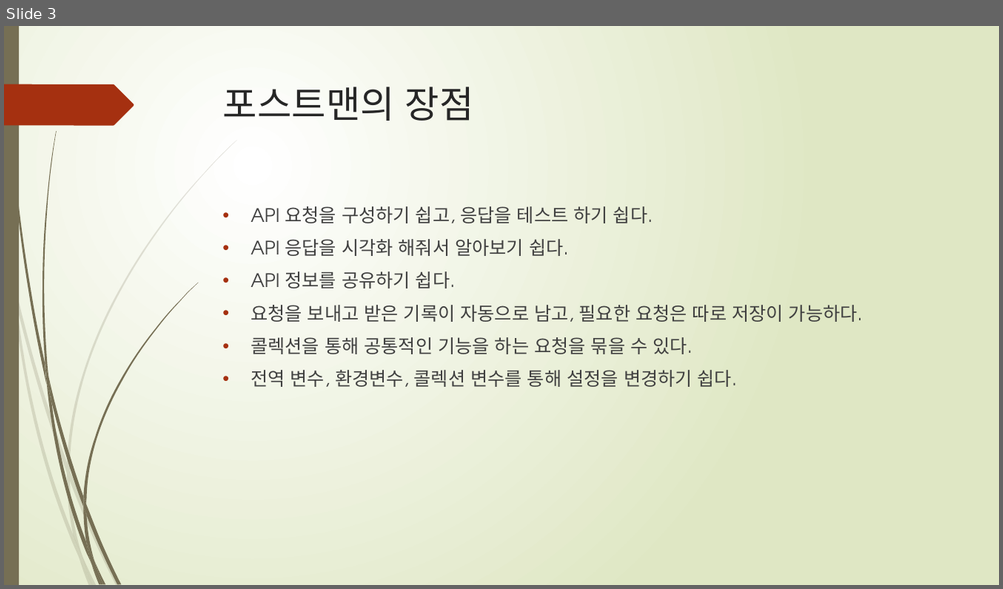
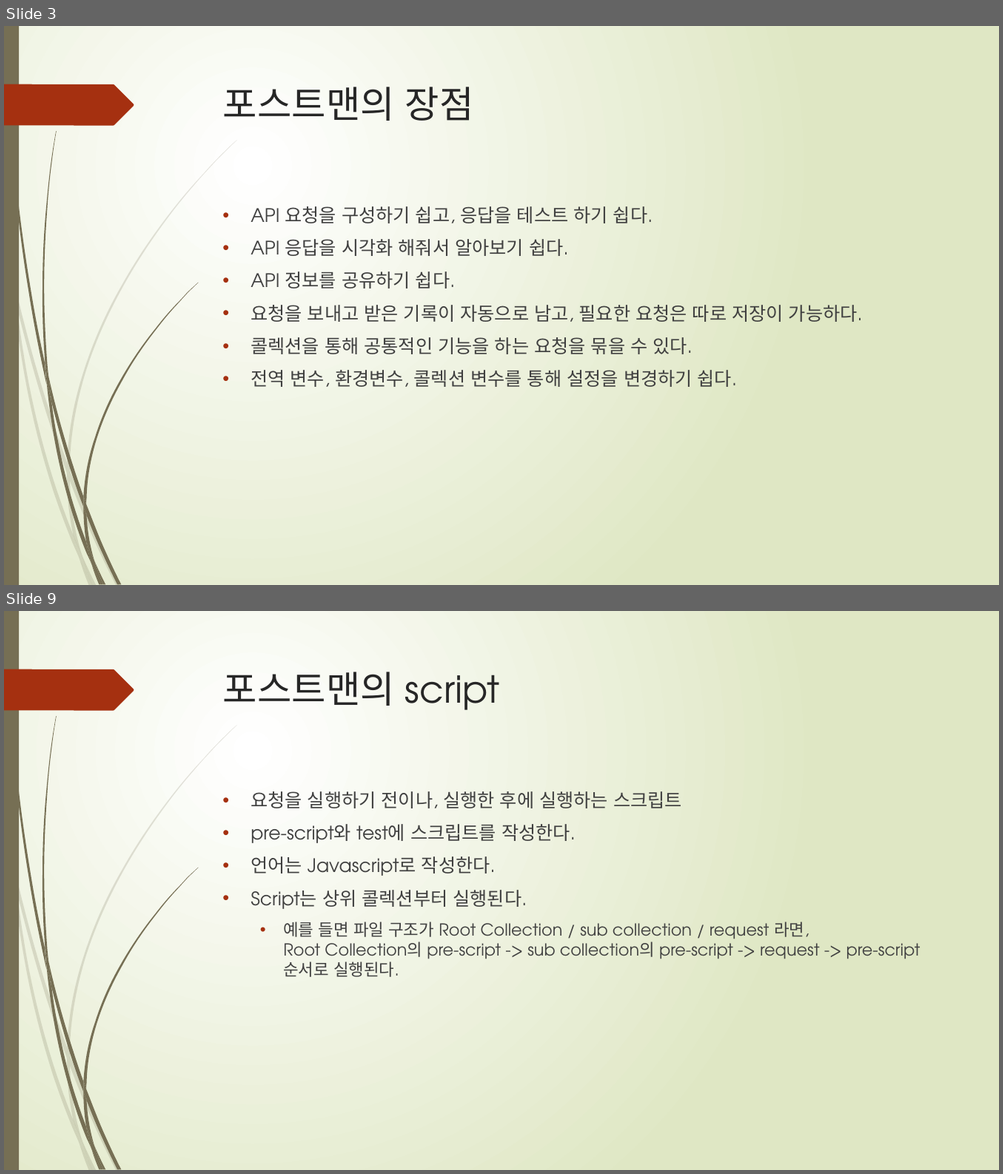
Before and after one commit to chanwoo-lee-cw/TIL, a slide deck: et/프레젠테이션1 [자동 저장됨].pptx. Shown one above the other, each under a label of ours: slide 3 before the commit, slides 3 and 9 after it; the slides between them are not shown. The pictures are 1003x589 and 1003x1174 pixels, drawn with LibreOffice and Linux fonts; fonts in the diff are those of the drawing. Boxes give left, top, right and bottom in pixels: in the first picture for what was removed or moved away, otherwise in the second. Text is boxed around its words. In the diff, an @@ line names an element or a change of style, - is before the commit and + after.

```diff
--- a/et/프레젠테이션1 [자동 저장됨].pptx
+++ b/et/프레젠테이션1 [자동 저장됨].pptx
@@ slide 9 added at box(4, 611, 999, 1170), background gradient #FFFFFF to #DFE8C4; not listed: 24 template elements that a slide beside it also shows @@
@@ title added at box(223, 672, 500, 710), 36 pt, text #262626 @@
+포스트맨의 script
@@ text added at box(250, 792, 920, 977), 16 pt, text #404040 @@
+• 요청을 실행하기 전이나, 실행한 후에 실행하는 스크립트
+• pre-script와 test에 스크립트를 작성한다.
+• 언어는 Javascript로 작성한다.
+• Script는 상위 콜렉션부터 실행된다.
+  • 예를 들면 파일 구조가 Root Collection / sub collection / request 라면,
+    Root Collection의 pre-script -> sub collection의 pre-script -> request -> pre-script 순서로 실행된다.
```
Also in this commit, not shown: 1 slide changed, 4 other slides added.
